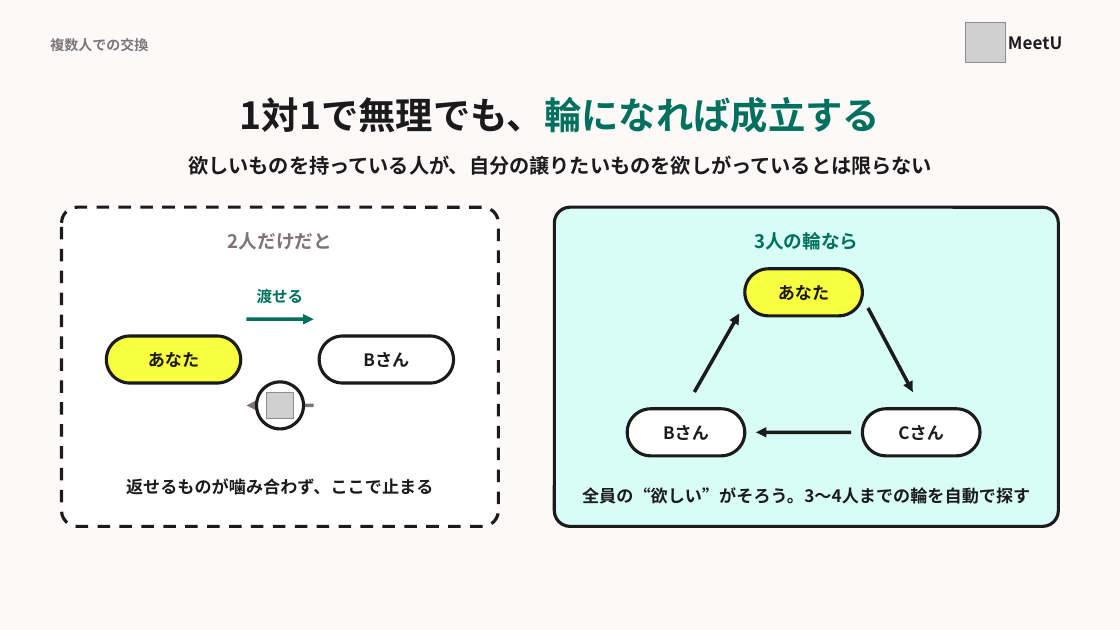
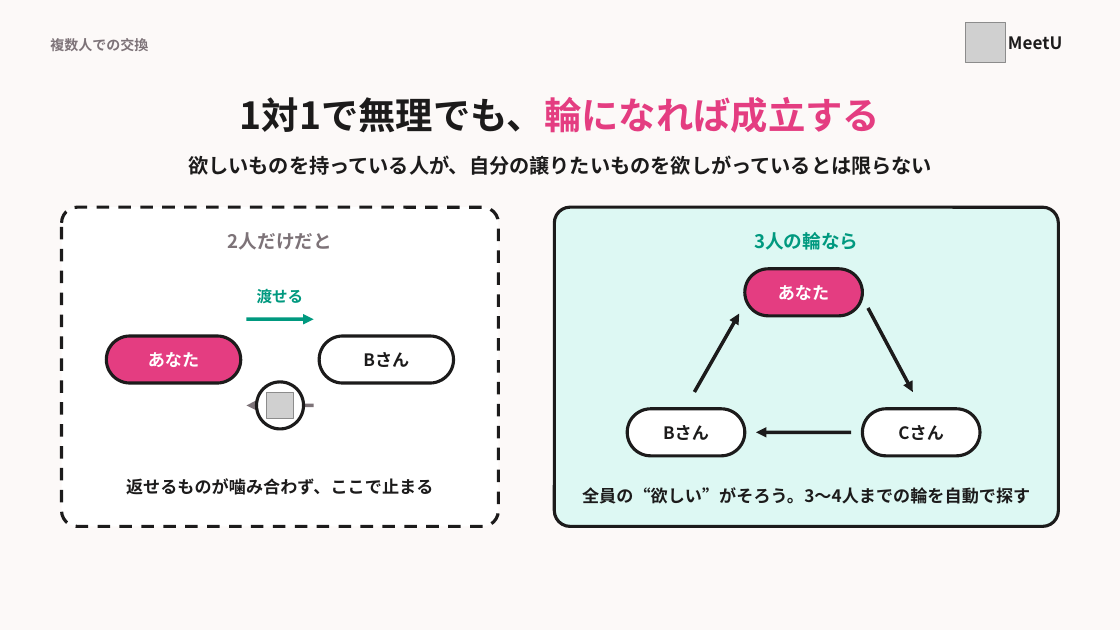
Before and after one commit to MurakamiHonami/MeetU, a slide deck: slide 6 of slide/MeetU_pitch.pptx. Drawn at 1120x630 pixels with LibreOffice and Linux fonts; fonts in the diff are those of the drawing; grey boxes stand for pictures. Boxes give left, top, right and bottom in pixels: in the first picture for what was removed or moved away, otherwise in the second. Text is boxed around its words. In the diff, an @@ line names an element or a change of style, - is before the commit and + after.

```diff
--- a/slide/MeetU_pitch.pptx
+++ b/slide/MeetU_pitch.pptx
@@ text "1対1で無理でも、輪になれば成立する" at [240,97,880,133]: text colour #00705E to #E43D81 in "1対1で無理でも、輪になれば成立する" @@
@@ rounded rectangle at [554,207,1058,526]: fill #D7FDF6 to #DDF8F3 @@
@@ text "3人の輪なら" at [754,232,858,250]: text colour #00705E to #00997F @@
@@ text "あなた" at [778,285,829,300]: text colour #1C1B1B to #FFFFFF @@
@@ rounded rectangle at [745,269,862,316]: fill #F8FF3E to #E43D81 @@
@@ text "渡せる" at [257,288,304,304]: text colour #00705E to #00997F @@
@@ arrow (246, 319) - (314, 319): stroke #00705E 2.25 pt to #00997F 2.25 pt @@
@@ text "あなた" at [148,352,199,367]: text colour #1C1B1B to #FFFFFF @@
@@ rounded rectangle at [106,336,241,383]: fill #F8FF3E to #E43D81 @@
```
Also in this commit, not shown: 21 other slides changed, 12 other files.
